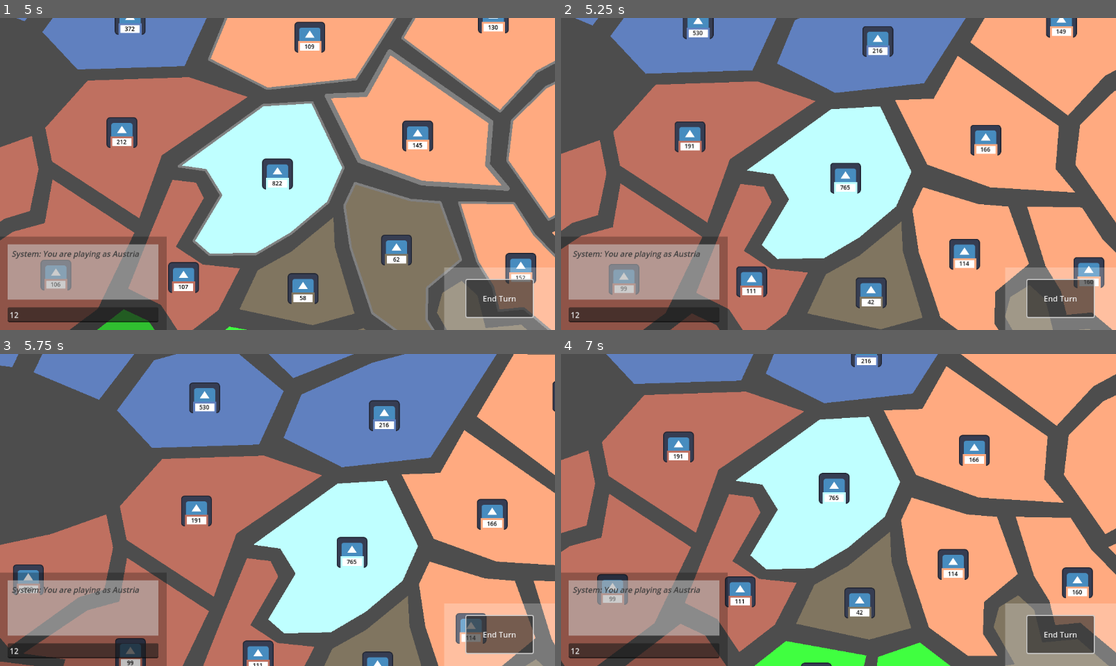
Above: before the commit, frames 1-4 (two rows, left to right).
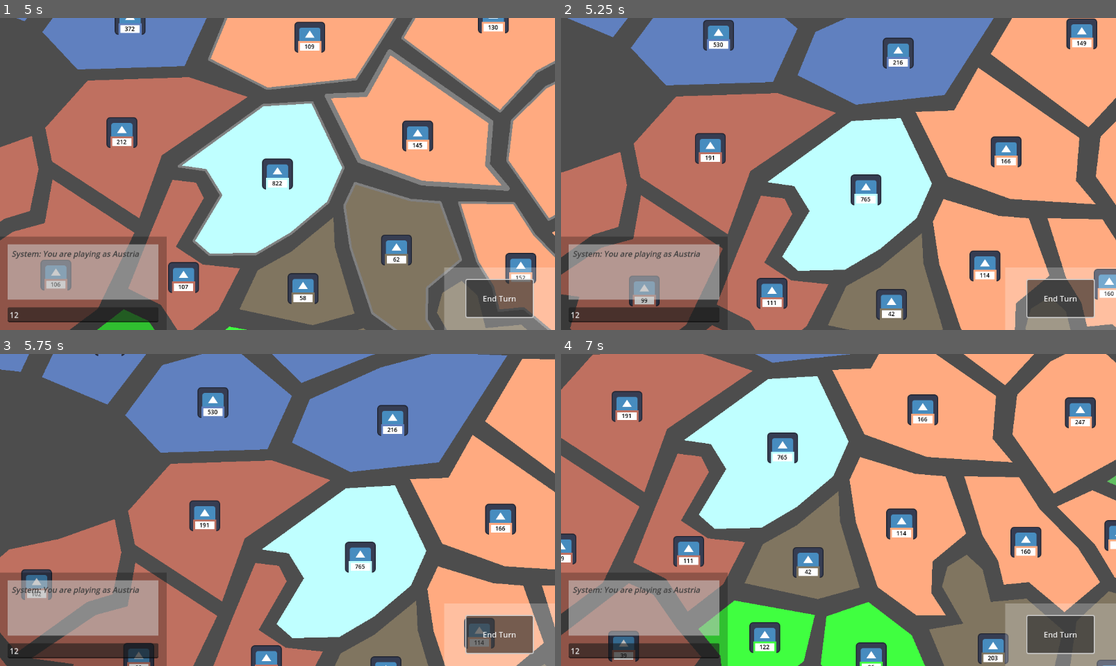
Above: after the commit, the same moments.

Repository: SamTheBlow/grand-strategy-game
Game: Godot game, scene res://scenes/main.tscn
Two runs of this game, one before a commit and one after it. Both use one fixed random seed, a clock stepped at 60 frames per second and the inputs below. The engine's default icon, where the game draws it, is replaced by a stand-in: a white triangle on a blue panel in a dark square.
Inputs (mouse positions are in pixels of both pictures, inside the frame that each line leads up to):
- Up to frame 1 (5 s): click "Start Game" at 0.5 s; click (83, 314) at 1.27 s; type "12" at 1.35 s; click "End Turn" at 2 s; click "End Turn" at 2.75 s; click "End Turn" at 3.5 s; tap Enter at 4.25 s; move the mouse to (399, 158) at 4.27 s; click (399, 158) at 4.42 s
- Up to frame 2 (5.25 s): tap Space at 5 s; drag from (727, 189) to (810, 236) at 5.02 s
- Up to frame 3 (5.75 s): no input
- Up to frame 4 (7 s): move the mouse to (894, 441) at 5.77 s; click (894, 441) at 5.92 s; drag from (810, 572) to (672, 463) at 6.52 s

Frame 1 is identical in both runs. In frame 2, 42% of the frame differs, in the area x 0-100%, y 0-100%; in frame 3, 21%; in frame 4, 60%.

Commit message:
Disabled vsync; disabled the camera's position smoothing

Diff:
--- a/GrandStrategyGame/project.godot
+++ b/GrandStrategyGame/project.godot
@@ -23,6 +23,10 @@
 
 gdscript/warnings/untyped_declaration=1
 
+[display]
+
+window/vsync/vsync_mode=0
+
 [filesystem]
 
 import/blender/enabled=false
--- a/GrandStrategyGame/scenes/game.tscn
+++ b/GrandStrategyGame/scenes/game.tscn
@@ -17,7 +17,6 @@
 [node name="Camera" type="Camera2D" parent="."]
 limit_left = 0
 limit_top = 0
-position_smoothing_enabled = true
 script = ExtResource("2_lblr6")
 
 [node name="CameraDrag" type="Node" parent="Camera"]
--- a/GrandStrategyGame/scripts/camera/camera_zoom.gd
+++ b/GrandStrategyGame/scripts/camera/camera_zoom.gd
@@ -11,8 +11,10 @@
 
 # The camera will do its best to reach this amount of zoom
 var _target_zoom: float = 1.0
-# The previous target is used to correctly zoom at the cursor's location
+# The previous zoom target is used to correctly zoom at the cursor's location
 var _previous_target: float = 1.0
+# The direction and magnitude of the camera's movement
+var _camera_movement: Vector2 = Vector2.ZERO
 
 # The limit on how close the camera can zoom in
 var _maximum_zoom: float = 1.0
@@ -27,13 +29,23 @@
 
 
 func _physics_process(delta: float) -> void:
-	var camera := get_parent() as Camera2D
+	var camera := get_parent() as CustomCamera2D
 	if not camera:
 		set_physics_process(false)
 		return
 
 	var weight: float = _zoom_rate * delta
+
+	# Apply the zoom
 	camera.zoom = camera.zoom.lerp(_target_zoom * Vector2.ONE, weight)
+
+	# Move the camera in the direction of the cursor
+	var camera_position: Vector2 = camera.position_in_bounds(camera.position)
+	var camera_to: Vector2 = camera_position + _camera_movement
+	var lerped_position: Vector2 = camera.position.lerp(camera_to, weight)
+	camera.position = camera.position_in_bounds(lerped_position)
+	_camera_movement = camera_to - camera.position
+
 	set_physics_process(not is_equal_approx(camera.zoom.x, _target_zoom))
 
 
@@ -75,20 +87,7 @@
 	var offset_pixels: Vector2 = mouse_position - viewport_size * 0.5
 	var current_zoom: Vector2 = Vector2.ONE / _previous_target
 	var new_zoom: Vector2 = Vector2.ONE / _target_zoom
-	var scaled_offset: Vector2 = offset_pixels * (current_zoom - new_zoom)
-
-	# The get_target_position() function from Camera2D doesn't
-	# give accurate results when the zoom level is changed smoothly.
-	# We have to temporarily set the camera's zoom level to what
-	# it's going to be in the end. After using the function,
-	# we immediately set the zoom level back to what it was.
-	# Now it correctly zooms in/out at the cursor's exact location.
-	var temp_zoom: Vector2 = camera.zoom
-	camera.zoom = _target_zoom * Vector2.ONE
-	camera.position = camera.position_in_bounds(
-			camera.get_target_position() + scaled_offset
-	)
-	camera.zoom = temp_zoom
+	_camera_movement += offset_pixels * (current_zoom - new_zoom)
 
 
 # Returns the minimum zoom amount such that the camera remains in bounds
